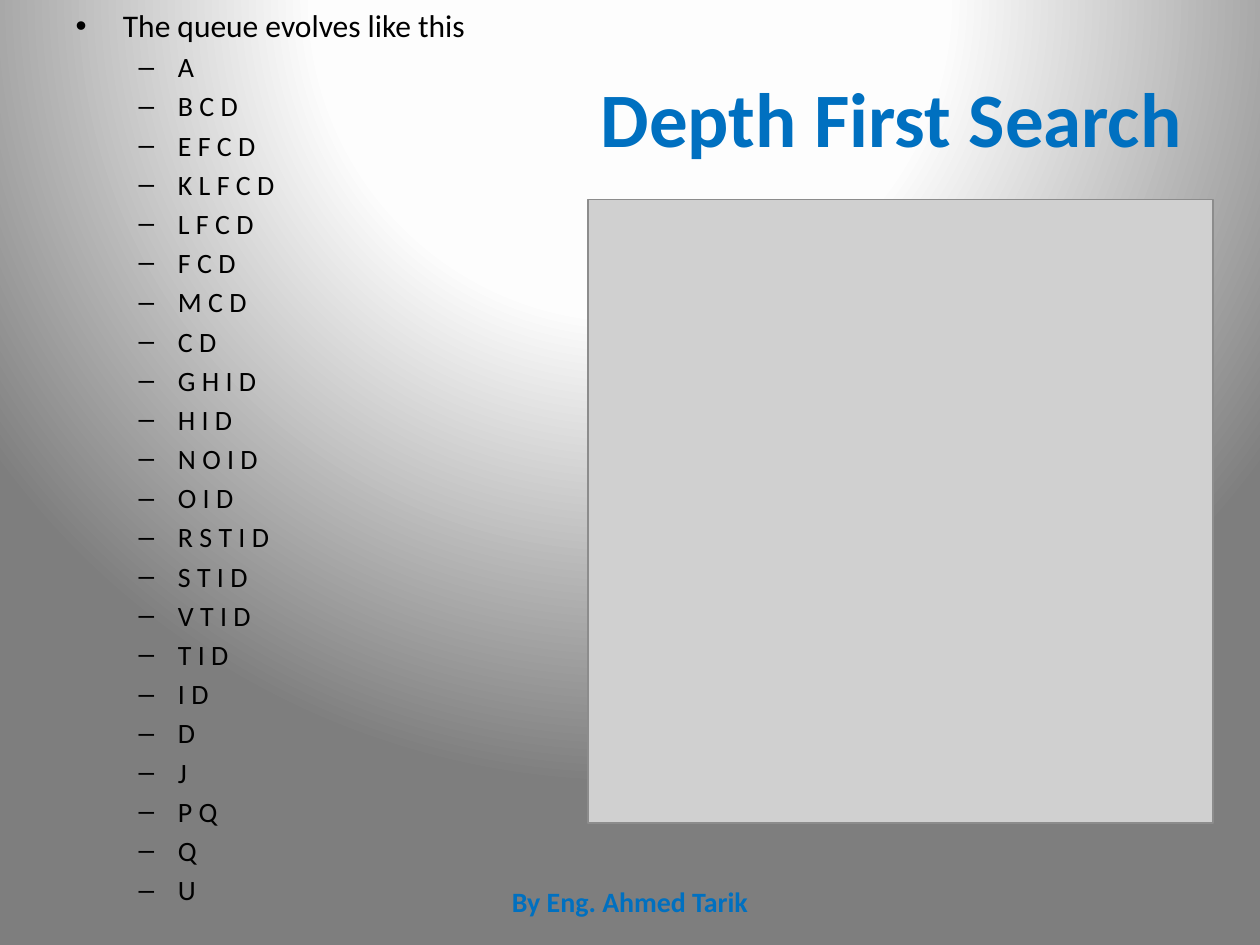
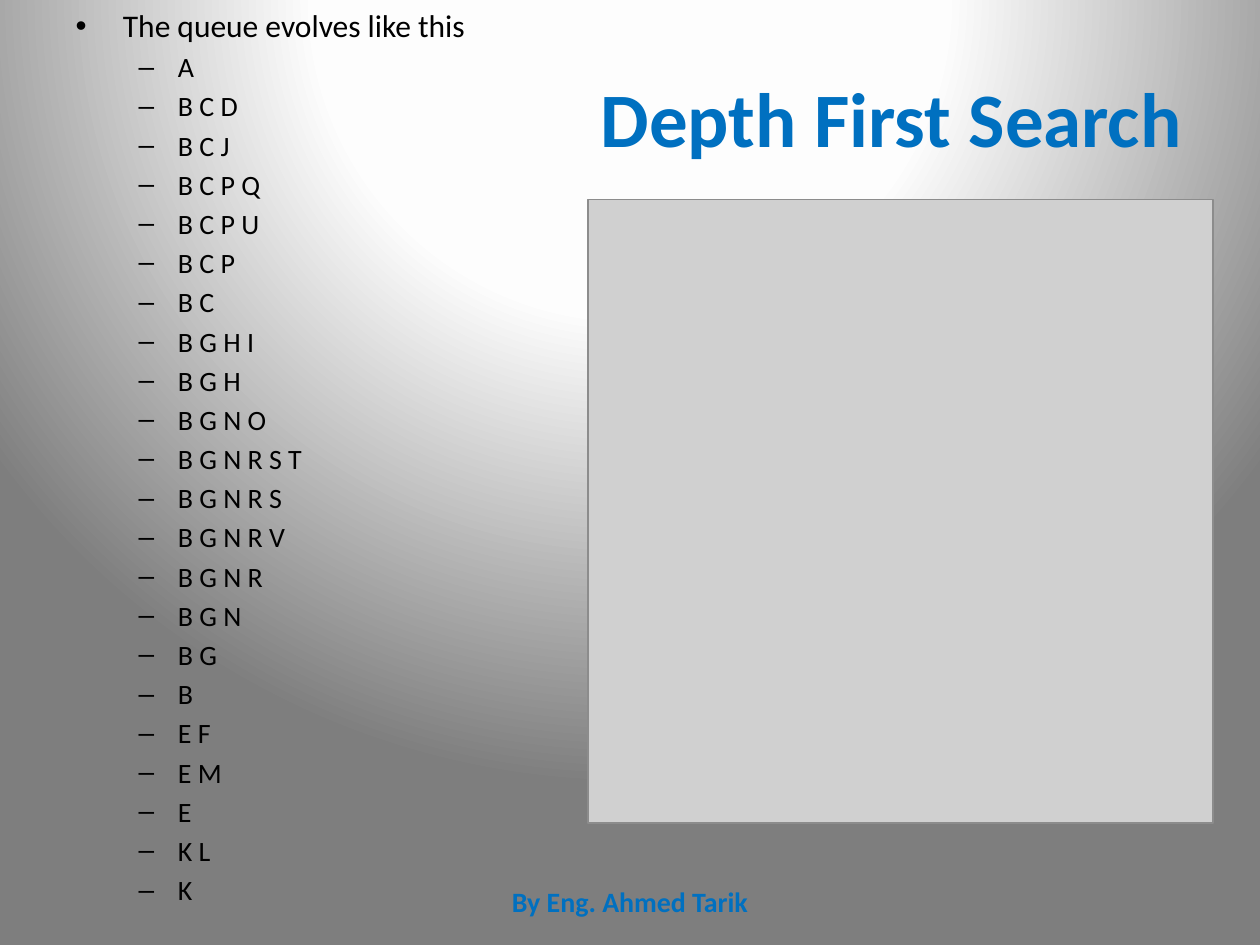
Before and after one commit to CharaD7/AI-class-1, a slide deck: slide 13 of Search I.pptx. Drawn at 1260x945 pixels with LibreOffice and Linux fonts; fonts in the diff are those of the drawing; grey boxes stand for pictures. Boxes give left, top, right and bottom in pixels: in the first picture for what was removed or moved away, otherwise in the second. Text is boxed around its words. In the diff, an @@ line names an element or a change of style, - is before the commit and + after.

```diff
--- a/Search I.pptx
+++ b/Search I.pptx
@@ text at box(178, 138, 302, 900): text changed @@
-  – E F C D
-  – K L F C D
-  – L F C D
-  – F C D
-  – M C D
-  – C D
-  – G H I D
-  – H I D
-  – N O I D
-  – O I D
-  – R S T I D
-  – S T I D
-  – V T I D
-  – T I D
-  – I D
-  – D
-  – J
-  – P Q
-  – Q
-  – U
+  – B C J
+  – B C P Q
+  – B C P U
+  – B C P
+  – B C
+  – B G H I
+  – B G H
+  – B G N O
+  – B G N R S T
+  – B G N R S
+  – B G N R V
+  – B G N R
+  – B G N
+  – B G
+  – B
+  – E F
+  – E M
+  – E
+  – K L
+  – K
```
Also in this commit, not shown: 7 other slides changed, 1 other file.
